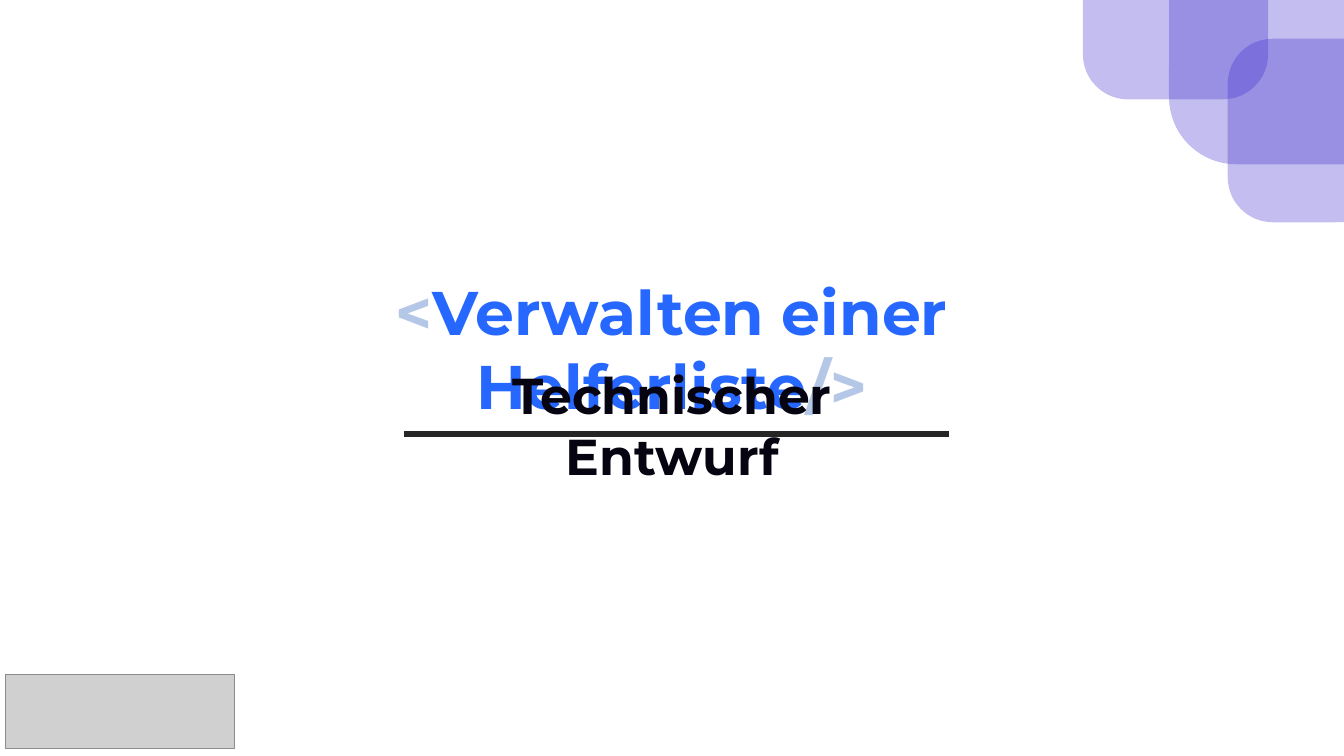
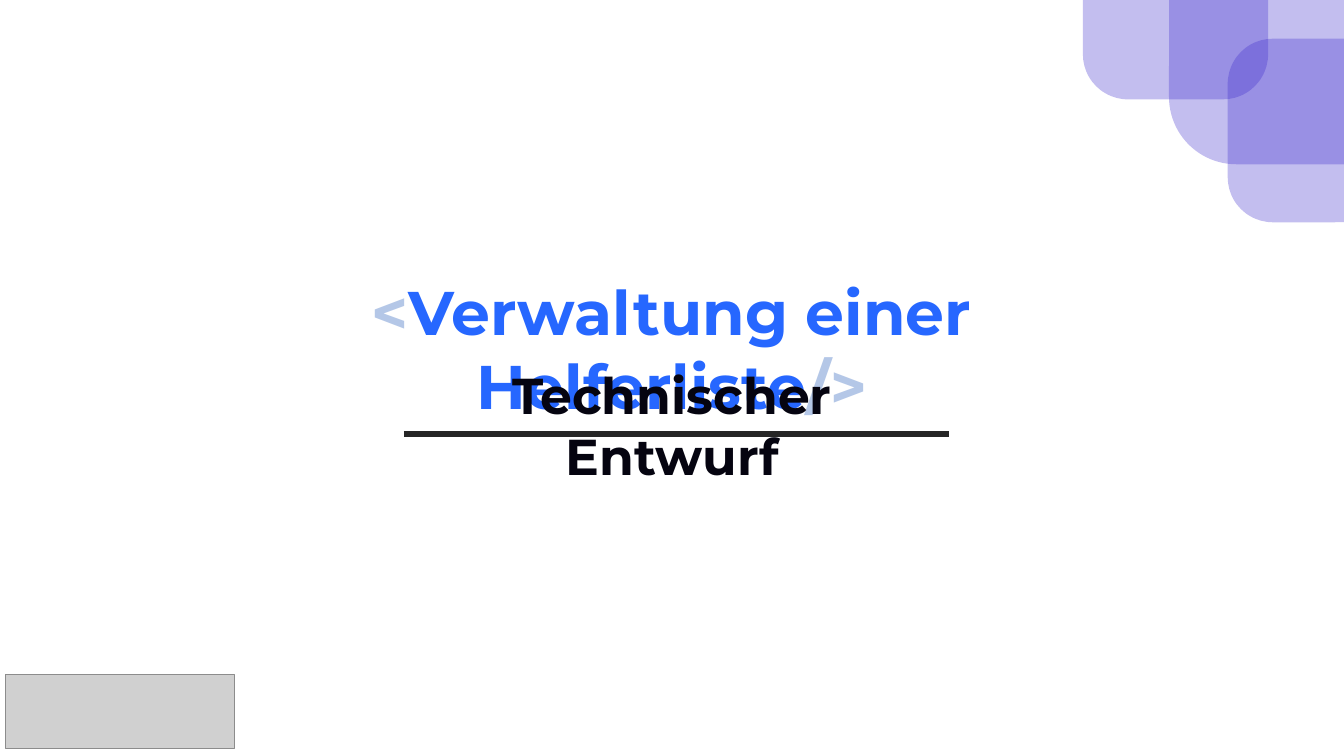
Before and after one commit to AleksandrMaj/HelferProject-LEGACY, a slide deck: slide 13 of Zwischen-Präsentation.pptx. Drawn at 1344x756 pixels with LibreOffice and Linux fonts; fonts in the diff are those of the drawing; grey boxes stand for pictures. Boxes give left, top, right and bottom in pixels: in the first picture for what was removed or moved away, otherwise in the second. Text is boxed around its words. In the diff, an @@ line names an element or a change of style, - is before the commit and + after.

```diff
--- a/Zwischen-Präsentation.pptx
+++ b/Zwischen-Präsentation.pptx
@@ text at (x1=372, y1=286, x2=972, y2=415): text changed @@
-<Verwalten einer Helferliste/>
+<Verwaltung einer Helferliste/>
```
Also in this commit, not shown: 4 other slides changed, 2 other files.
